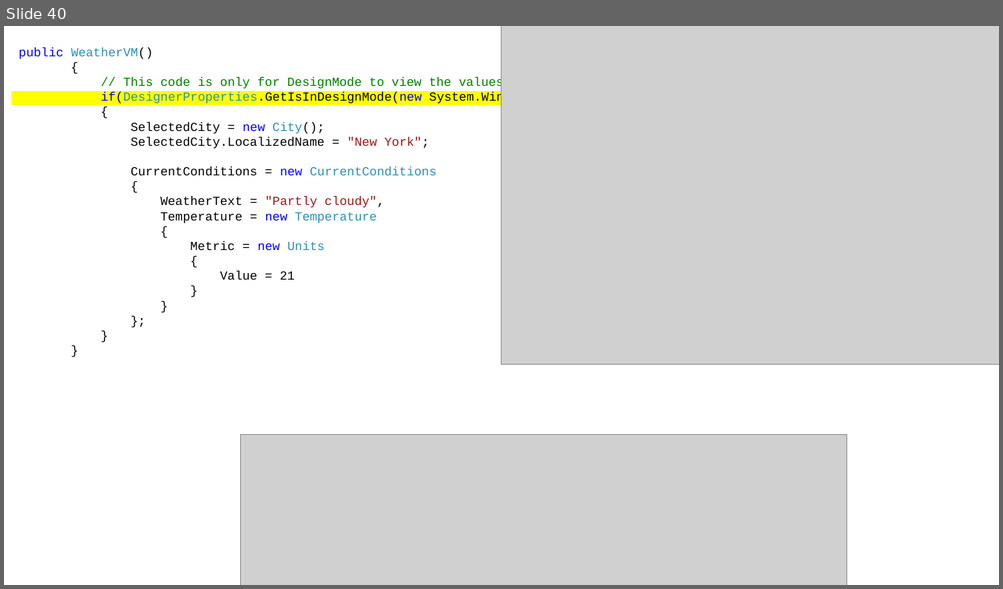
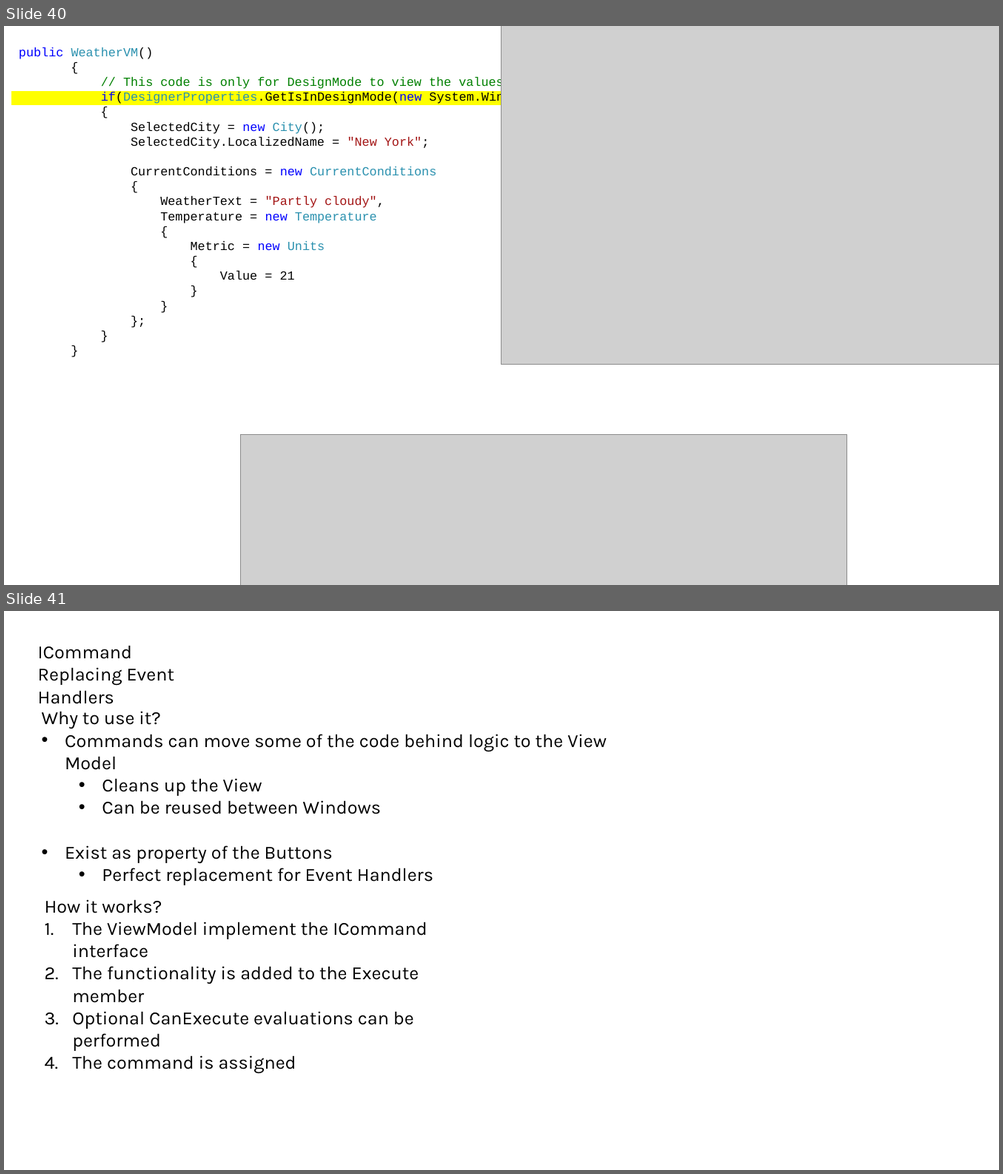
Before and after one commit to DanielZdebski/Simple-Calculator, a slide deck: WeatherApp/Presentation/MVVM.pptx. Shown one above the other, each under a label of ours: slide 40 before the commit, slides 40 and 41 after it. The pictures are 1003x589 and 1003x1174 pixels, drawn with LibreOffice and Linux fonts; fonts in the diff are those of the drawing; grey boxes stand for pictures. Boxes give left, top, right and bottom in pixels: in the first picture for what was removed or moved away, otherwise in the second. Text is boxed around its words. In the diff, an @@ line names an element or a change of style, - is before the commit and + after.

```diff
--- a/WeatherApp/Presentation/MVVM.pptx
+++ b/WeatherApp/Presentation/MVVM.pptx
@@ slide 41 added at [4,611,999,1170], background #FFFFFF @@
@@ text added at [38,645,174,704], 18 pt, text #000000 @@
+ICommand
+Replacing Event Handlers
@@ text added at [42,711,606,886], 18 pt, text #000000 @@
+Why to use it?
+• Commands can move some of the code behind logic to the View Model
+  • Cleans up the View
+  • Can be reused between Windows
+• Exist as property of the Buttons
+  • Perfect replacement for Event Handlers
@@ text added at [45,900,427,1073], 18 pt, text #000000 @@
+How it works?
+1. The ViewModel implement the ICommand interface
+2. The functionality is added to the Execute member
+3. Optional CanExecute evaluations can be performed
+4. The command is assigned
```
Also in this commit, not shown: 2 other slides added, 3 slides removed, 2 other files.
